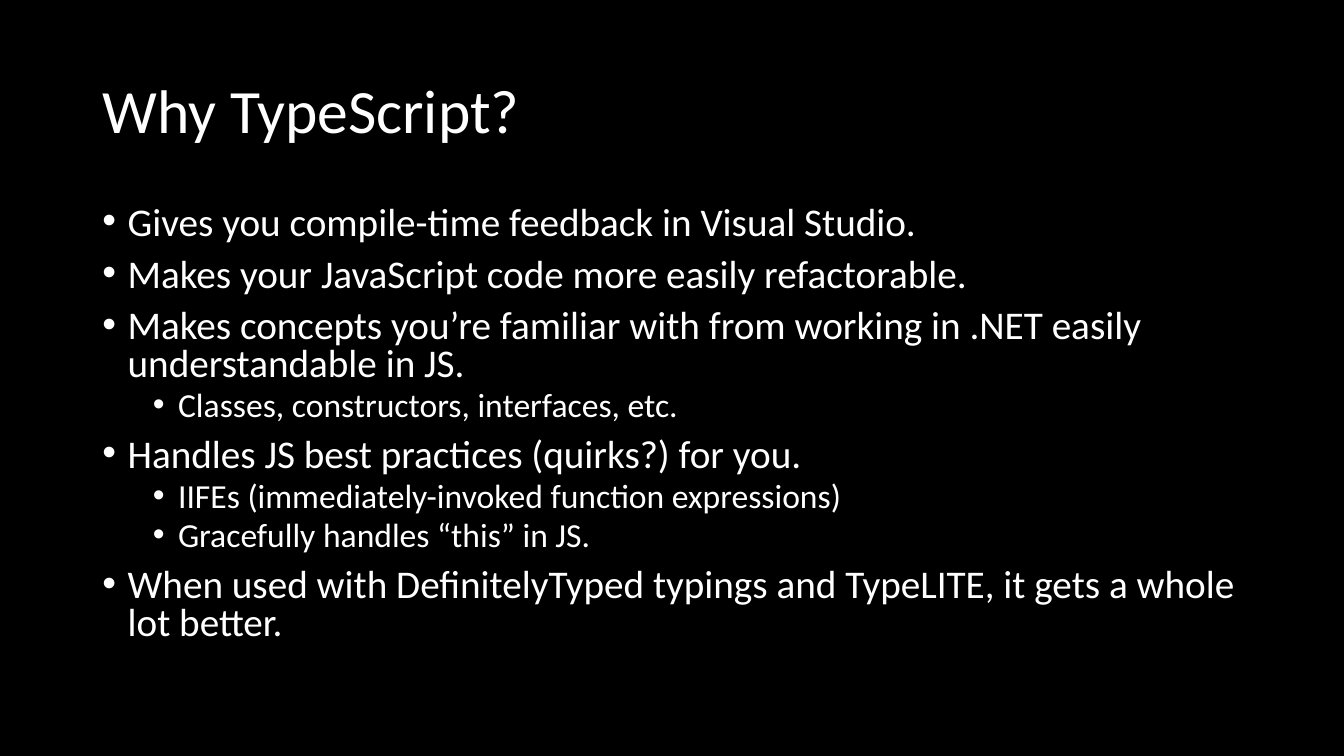
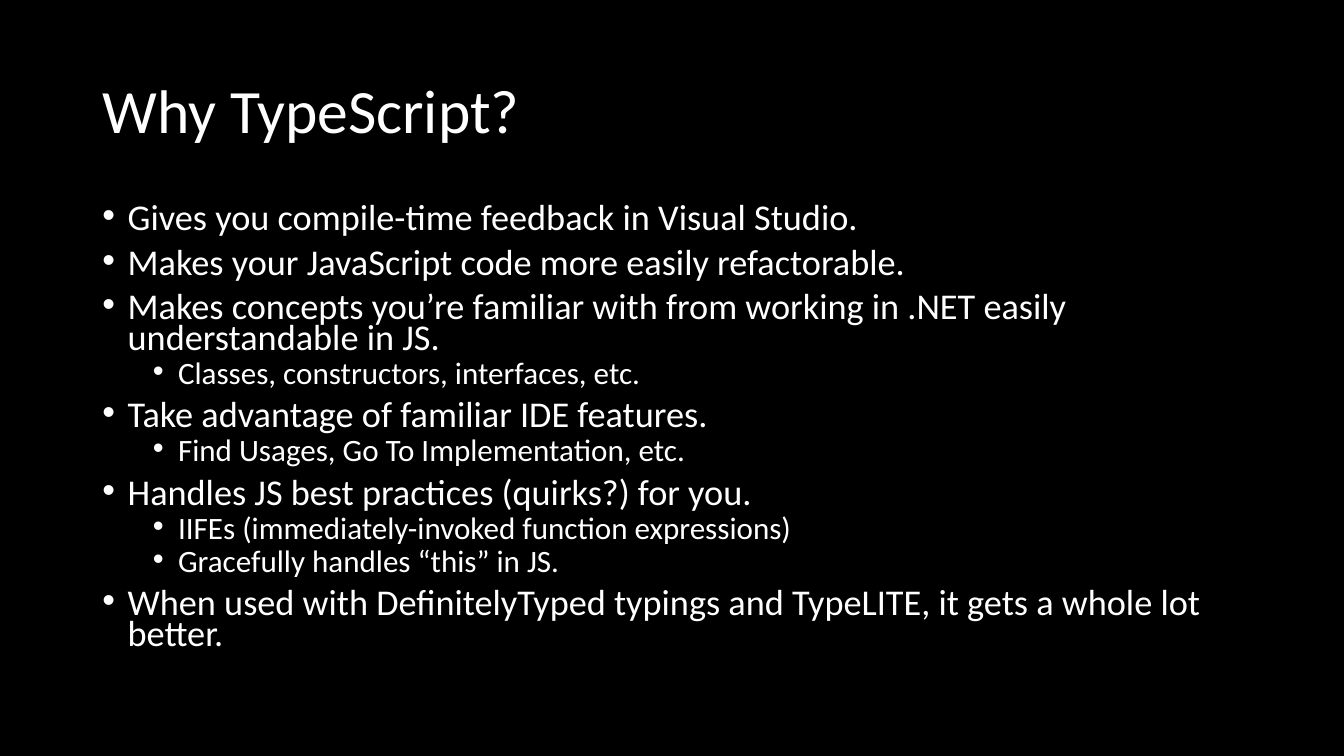
Before and after one commit to mikecole/Presentations, a slide deck: slide 5 of TypeScript for the .NET Developer/CRINETA 20150406/TypeScript for the .NET Developer.pptx (slide 4 before the commit). Drawn at 1344x756 pixels with LibreOffice and Linux fonts; fonts in the diff are those of the drawing. Boxes give left, top, right and bottom in pixels: in the first picture for what was removed or moved away, otherwise in the second. Text is boxed around its words. In the diff, an @@ line names an element or a change of style, - is before the commit and + after.

```diff
--- a/TypeScript for the .NET Developer/CRINETA 20150406/TypeScript for the .NET Developer.pptx
+++ b/TypeScript for the .NET Developer/CRINETA 20150406/TypeScript for the .NET Developer.pptx
@@ text at (128,204,1201,647): size 28 to 25.9 pt in "Gives you compile-time feedback in Visual Studio.", "Makes your JavaScript code more easily refactorable.", "Makes concepts you’re familiar with from working ...", "Handles JS best practices (quirks?) for you." and 1 more places; size 24 to 22.2 pt in "Classes, constructors, interfaces, etc.", "IIFEs (immediately-invoked function expressions)", "Gracefully handles “this” in JS."; line spacing 0.8 to 0.7 @@
@@ text at (128,401,707,467): paragraphs added @@
+• Take advantage of familiar IDE features.
+  • Find Usages, Go To Implementation, etc.
```
Also in this commit, not shown: 2 other slides changed, 2 slides added.
